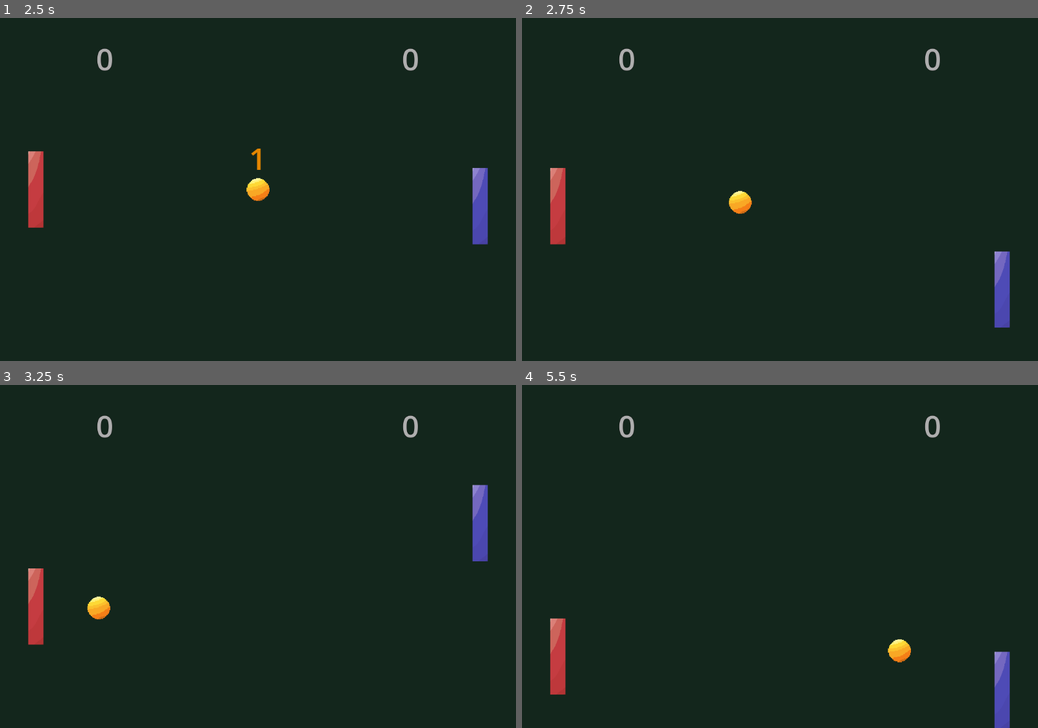
Above: before the commit, frames 1-4 (two rows, left to right).
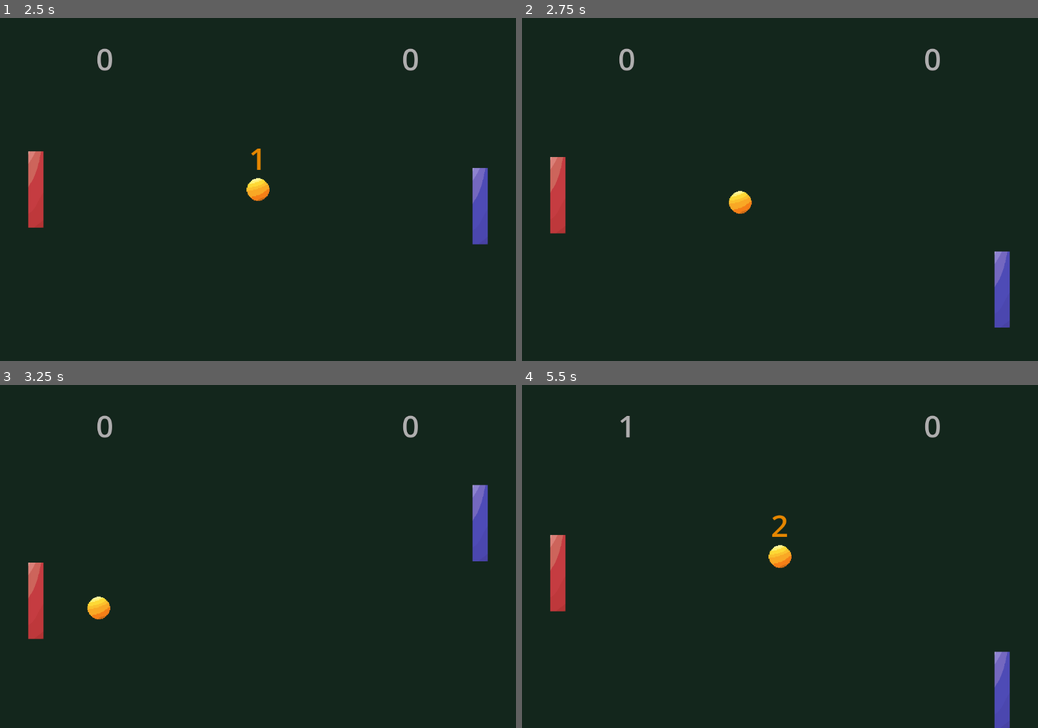
Above: after the commit, the same moments.

Repository: treegem/SweetPong
Game: Godot game, scene res://main.tscn
Two runs of this game, one before a commit and one after it. Both use one fixed random seed, a clock stepped at 60 frames per second and the inputs below.
Inputs:
- Up to frame 1 (2.5 s): click "Play" at 0.5 s; tap Enter (ui_accept) at 1.25, 1.52, 2, 2.27 s; hold Up (ui_up) 1.28-2.03 s; hold Down (ui_down) from 2.03 s (still down)
- Up to frame 2 (2.75 s): keep holding Down (ui_down)
- Up to frame 3 (3.25 s): release Down (ui_down) at 2.78 s; hold Up (ui_up) from 2.78 s (still down)
- Up to frame 4 (5.5 s): tap Enter (ui_accept) at 3.77, 4.52, 5.27 s; release Up (ui_up) at 4.28 s; hold Down (ui_down) from 4.28 s (still down)

Frame 1 is identical in both runs. In frame 2, 0.3% of the frame differs, in the area x 5-9%, y 40-67%; in frame 3, 0.2%; in frame 4, 2.1%, in the area x 5-76%, y 8-91%.

Commit message:
make enemy movement smoother

Diff:
--- a/SoundService.tscn
+++ b/SoundService.tscn
@@ -1,10 +1,14 @@
-[gd_scene load_steps=3 format=3 uid="uid://bka4tnjrvfs8v"]
+[gd_scene load_steps=4 format=3 uid="uid://bka4tnjrvfs8v"]
 
 [ext_resource type="Script" path="res://scripts/sound_service.gd" id="1_ky5lc"]
 [ext_resource type="AudioStream" uid="uid://bexr7ptv2eutg" path="res://sounds/ping.mp3" id="1_rijxj"]
+[ext_resource type="AudioStream" uid="uid://bhnx0x31e3yhb" path="res://sounds/pong.mp3" id="3_hmh60"]
 
 [node name="SoundService" type="Node"]
 script = ExtResource("1_ky5lc")
 
 [node name="PlayerSound" type="AudioStreamPlayer2D" parent="."]
 stream = ExtResource("1_rijxj")
+
+[node name="EnemySound" type="AudioStreamPlayer2D" parent="."]
+stream = ExtResource("3_hmh60")
--- a/main.tscn
+++ b/main.tscn
@@ -24,6 +24,8 @@
 
 [node name="Main" type="Node"]
 script = ExtResource("1_f34xu")
+
+[node name="SoundService" parent="." instance=ExtResource("7_em0qt")]
 
 [node name="ColorRect" type="ColorRect" parent="."]
 anchors_preset = 15
@@ -99,12 +101,11 @@
 [node name="PlayerPaddle" parent="." instance=ExtResource("2_4ndp0")]
 position = Vector2(1005, 360)
 
-[node name="SoundService" parent="." instance=ExtResource("7_em0qt")]
-
 [node name="EnemyPaddle" parent="." instance=ExtResource("8_2u437")]
 position = Vector2(75, 360)
 
 [connection signal="game_is_over" from="." to="Menu" method="_on_main_game_is_over"]
+[connection signal="hit_enemy" from="Ball" to="SoundService" method="play_enemy_sound"]
 [connection signal="hit_player" from="Ball" to="SoundService" method="play_player_sound"]
 [connection signal="body_entered" from="PlayerGoal" to="." method="_on_player_goal_body_entered"]
 [connection signal="body_entered" from="EnemyGoal" to="." method="_on_enemy_goal_body_entered"]
--- a/scripts/main.gd
+++ b/scripts/main.gd
@@ -12,7 +12,10 @@
 	$EnemyScore.text = str(enemyScore)
 
 func _physics_process(delta):
-	var directionSign = sign($Ball.position.y - $EnemyPaddle.position.y)
+	var distance = $Ball.position.y - $EnemyPaddle.position.y
+	var directionSign = sign(distance)
+	if abs(distance) < 20:
+		directionSign = 0
 	$EnemyPaddle.move(Vector2.DOWN * directionSign * delta)
 
 
--- a/scripts/sound_service.gd
+++ b/scripts/sound_service.gd
@@ -2,3 +2,7 @@
 
 func play_player_sound():
 	$PlayerSound.play()
+
+
+func play_enemy_sound():
+	$EnemySound.play()
